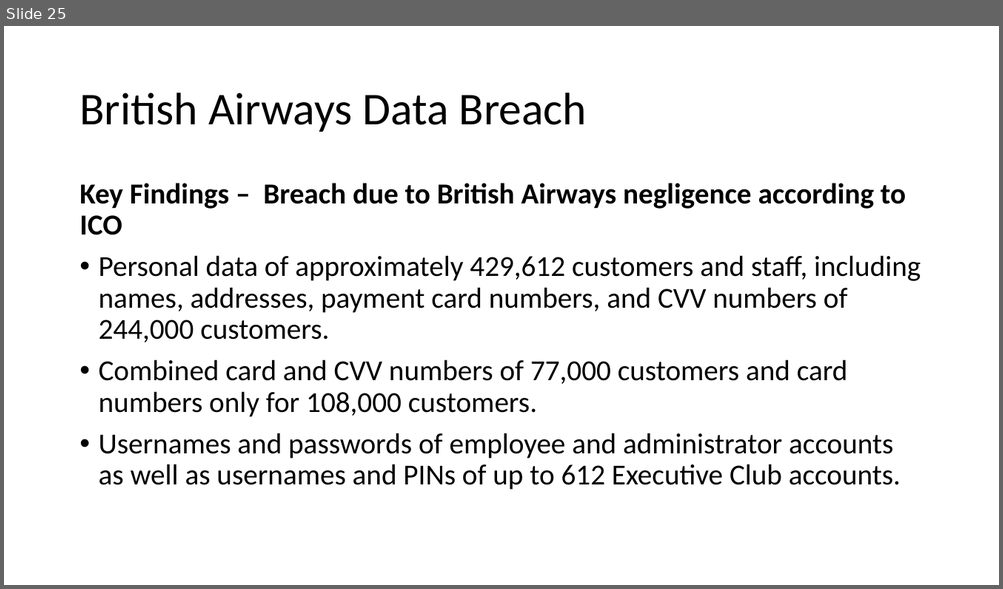
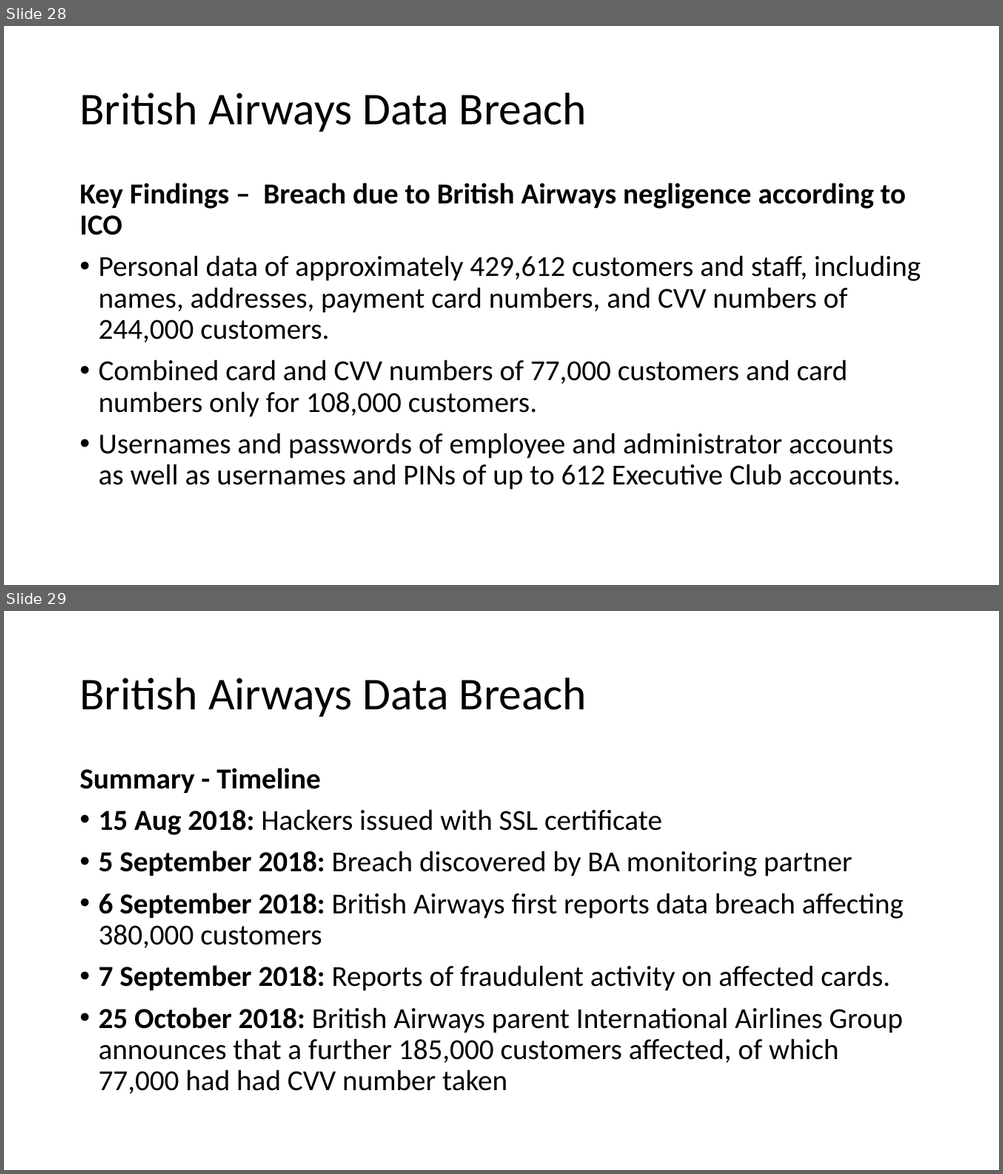
Before and after one commit to nicholasneo78/regression-analysis, a slide deck: CE4062-project.pptx. Shown one above the other, each under a label of ours: slide 25 before the commit, slides 28 and 29 after it. The pictures are 1003x589 and 1003x1174 pixels, drawn with LibreOffice and Linux fonts; fonts in the diff are those of the drawing. Boxes give left, top, right and bottom in pixels: in the first picture for what was removed or moved away, otherwise in the second. Text is boxed around its words. In the diff, an @@ line names an element or a change of style, - is before the commit and + after.

```diff
--- a/CE4062-project.pptx
+++ b/CE4062-project.pptx
@@ slide 29 added at box(4, 611, 999, 1170), background #FFFFFF @@
@@ title added at box(79, 678, 587, 717), 44 pt, text #000000 @@
+British Airways Data Breach
@@ text added at box(79, 768, 903, 1094), 28 pt, text #000000 @@
+Summary - Timeline
+• 15 Aug 2018: Hackers issued with SSL certificate
+• 5 September 2018: Breach discovered by BA monitoring partner
+• 6 September 2018: British Airways first reports data breach affecting 380,000 customers
+• 7 September 2018: Reports of fraudulent activity on affected cards.
+• 25 October 2018: British Airways parent International Airlines Group announces that a further 185,000 customers affected, of which 77,000 had had CVV number taken
@@ what was slide 25 is now slide 28 @@
```
Also in this commit, not shown: 4 slides changed, 5 other slides added, 2 slides removed.
